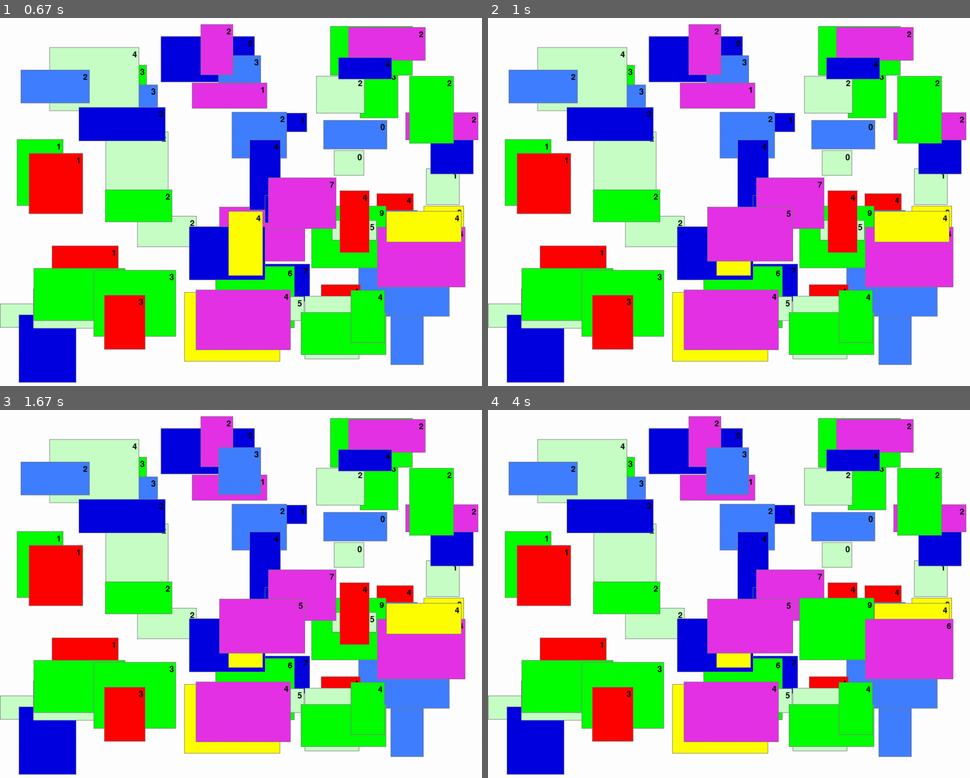
Above: before the commit, frames 1-4 (two rows, left to right).
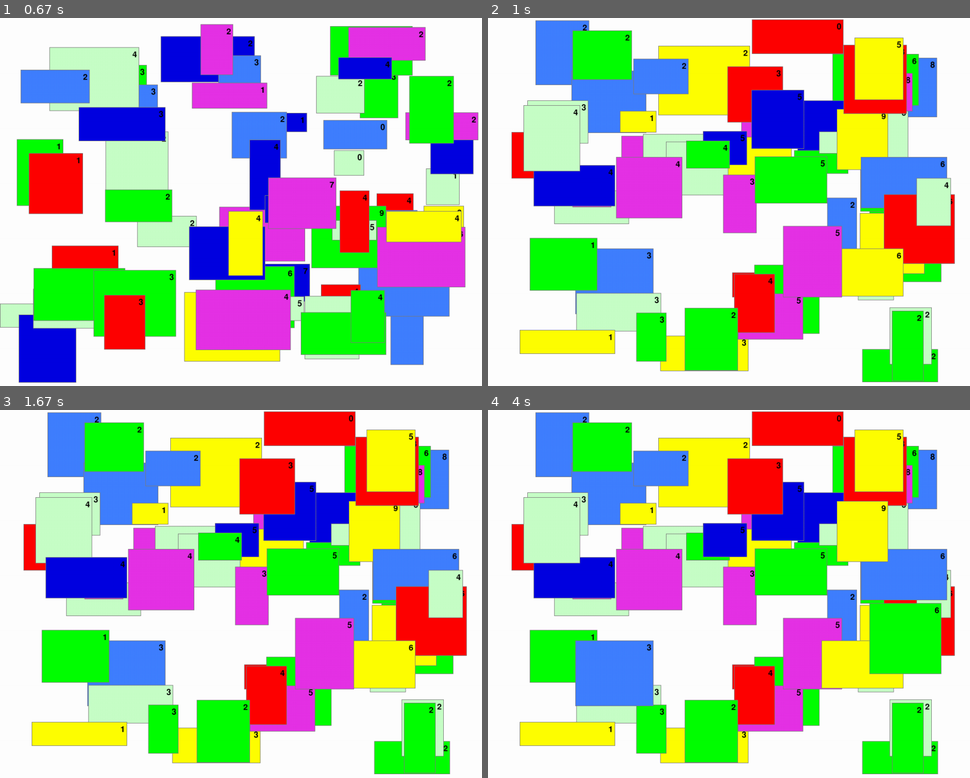
Above: after the commit, the same moments.

Repository: StanislavBeskaev/pygame_practice
Game: pygame game, started from learning/7_font/movable_mouse_rect.py
Two runs of this game, one before a commit and one after it. Both use one fixed random seed, a clock stepped at 60 frames per second and the inputs below.
Inputs (mouse positions are in pixels of both pictures, inside the frame that each line leads up to):
- Up to frame 1 (0.67 s): hold R from 0.33 s (still down)
- Up to frame 2 (1 s): release R at 0.8 s; click (791, 235) at 0.88 s
- Up to frame 3 (1.67 s): click (255, 468) at 1.22 s; click (67, 582) at 1.55 s
- Up to frame 4 (4 s): click (719, 531) at 1.88 s; click (859, 652) at 2.22 s; click (863, 560) at 2.55 s; click (545, 513) at 2.88 s; click (835, 527) at 3.22 s; click (907, 663) at 3.55 s; click (618, 660) at 3.88 s

Frame 1 is identical in both runs. In frame 2, 73% of the frame differs, in the area x 0-100%, y 0-100%; in frame 3, 73%; in frame 4, 74%.

Commit message:
Передвигаемый мышкой прямоугольник
Добавлен функционал перезагрузки по нажатию на R, если не нажата ЛКМ

Diff:
--- a/learning/7_font/movable_mouse_rect.py
+++ b/learning/7_font/movable_mouse_rect.py
@@ -61,7 +61,7 @@
     def _need_start_moving(self) -> bool:
         return (
             not self.moving
-            and self._is_mouse_left_pressed()
+            and _is_mouse_left_pressed()
             and self._is_mouse_pressed_inside()
             and not is_any_movable_rect_moving()
         )
@@ -71,7 +71,7 @@
         self._previous_mouse_position = Point.build_from_tuple(pg.mouse.get_pos())
 
     def _in_move(self) -> bool:
-        return self.moving and self._is_mouse_left_pressed()
+        return self.moving and _is_mouse_left_pressed()
 
     def _keep_moving(self) -> None:
         new_mouse_position = Point.build_from_tuple(pg.mouse.get_pos())
@@ -80,7 +80,7 @@
         self._previous_mouse_position = new_mouse_position
 
     def _need_stop_moving(self) -> bool:
-        return self.moving and not self._is_mouse_left_pressed()
+        return self.moving and not _is_mouse_left_pressed()
 
     def _stop_moving(self) -> None:
         self.moving = False
@@ -90,11 +90,6 @@
         """Была ли нажата левая кнопка мыши внутри прямоугольника"""
         global last_mouse_pressed_position
         return self.rect.collidepoint(last_mouse_pressed_position)
-
-    @staticmethod
-    def _is_mouse_left_pressed() -> bool:
-        """Нажата ли левая кнопка мыши"""
-        return pg.mouse.get_pressed()[0]
 
     def _calculate_intersection_count(self) -> None:
         intersected_rects = [
@@ -117,6 +112,8 @@
 
 def fill_movable_rects() -> None:
     global movable_rects
+
+    movable_rects = []
 
     available_colors = (
         colors.GREEN,
@@ -169,6 +166,9 @@
             if event.type == pg.MOUSEBUTTONDOWN and event.button == pg.BUTTON_LEFT:
                 last_mouse_pressed_position = pg.mouse.get_pos()
 
+            if event.type == pg.KEYUP and event.key == pg.K_r and not _is_mouse_left_pressed():
+                fill_movable_rects()
+
         sc.fill(colors.WHITE)
 
         # В обратном порядке, что бы сначала двигались прямоугольники на переднем фоне
@@ -184,5 +184,10 @@
         clock.tick(FPS)
 
 
+def _is_mouse_left_pressed() -> bool:
+    """Нажата ли левая кнопка мыши"""
+    return pg.mouse.get_pressed()[0]
+
+
 if __name__ == '__main__':
     main()
